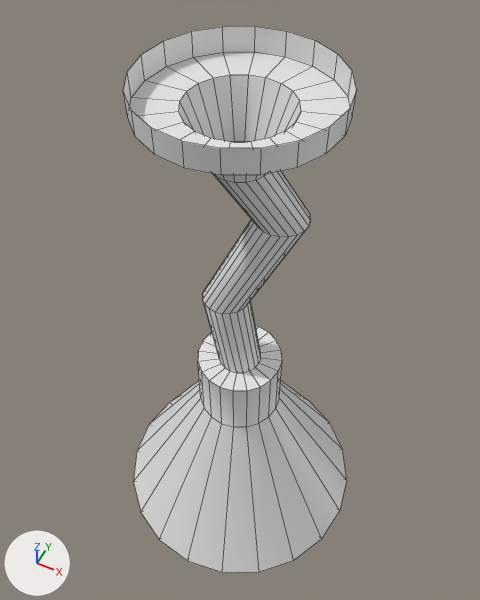
Before and after pictures for a commit that changed the FBX model ArtAssets/Environment/SM_CelingLight.fbx.
Both versions are drawn from a camera (50 mm lens) standing at (0.423, -0.846, 0.544) and looking at (-0.029, 0.059, -0.587). Every picture has the same lights, and +X, +Y and +Z are marked at lower left. The first picture is the older version. Mesh edges are drawn as thin lines. Where no turn or scale is listed for an object, it has been applied to the vertices.

The scene before the commit, as lines of its bpy script (objects in view):
```python
me_mesh = bpy.data.meshes.new('Mesh')
me_mesh.from_pydata(...)  # 363 vertices, 360 faces; spans x -0.313..0.313, y -0.313..0.313, z -1.29..-0.001
# faces by material slot: [240, 120]
me_mesh.materials.append(mat_openpbr_shader1)  # white #e7e7e7
me_mesh.materials.append(mat_emissive)  # white #e7e7e7
ob_sm_celinglight = bpy.data.objects.new('SM_CelingLight', me_mesh)
ob_sm_celinglight.location = (0.0, 0.0, 0.0)
```
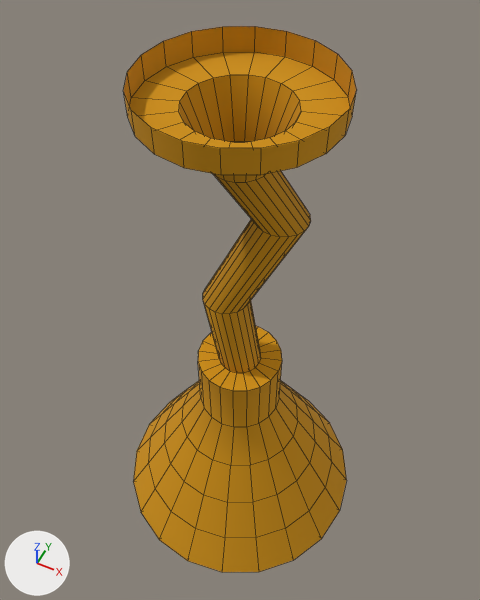
Changed parts and their boxes [x1, y1, x2, y2] in the pictures (480 x 600 px):
part 1 of me_mesh, reshaped: [133, 380, 347, 572] in both
part 2 of me_mesh, recoloured (white to orange): [123, 26, 357, 427] in both

Patch to the scene script:
```diff
--- a/ArtAssets/Environment/SM_CelingLight.fbx.py
+++ b/ArtAssets/Environment/SM_CelingLight.fbx.py
@@ mat_trimsheet @@
+mat_trimsheet = principled_material('TrimSheet')
+mat_trimsheet.base_color = (0.615, 0.277, 0.0)  # orange #ce9000
+mat_trimsheet.roughness = 1.0
@@ me_mesh @@
 # used by ob_sm_celinglight; location = (0.0, 0.0, 0.0)
-me_mesh.from_pydata(...)  # 363 vertices, 360 faces; spans x -0.313..0.313, y -0.313..0.313, z -1.29..-0.001
-me_mesh.materials.append(mat_emissive)  # white #e7e7e7
+me_mesh.from_pydata(...)  # 423 vertices, 420 faces; spans x -0.313..0.313, y -0.313..0.313, z -1.29..-0.001
+# me_mesh part 1
+# 20 faces are deleted
+# 60 vertices are added at x -0.259..0.259, y -0.259..0.259, z -1.149..-0.96
+# 80 new faces join them
+# me_mesh part 2: 220 faces spanning x -0.313..0.313, y -0.313..0.313, z -1.244..-0.001 switch from mat_openpbr_shader1 (white #e7e7e7) to mat_trimsheet (orange #ce9000)
```
